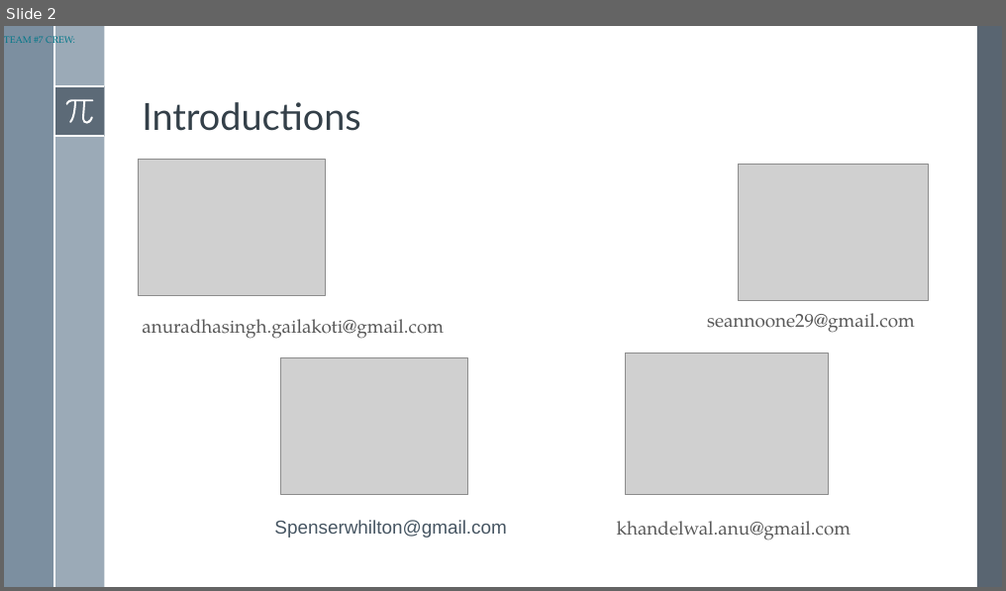
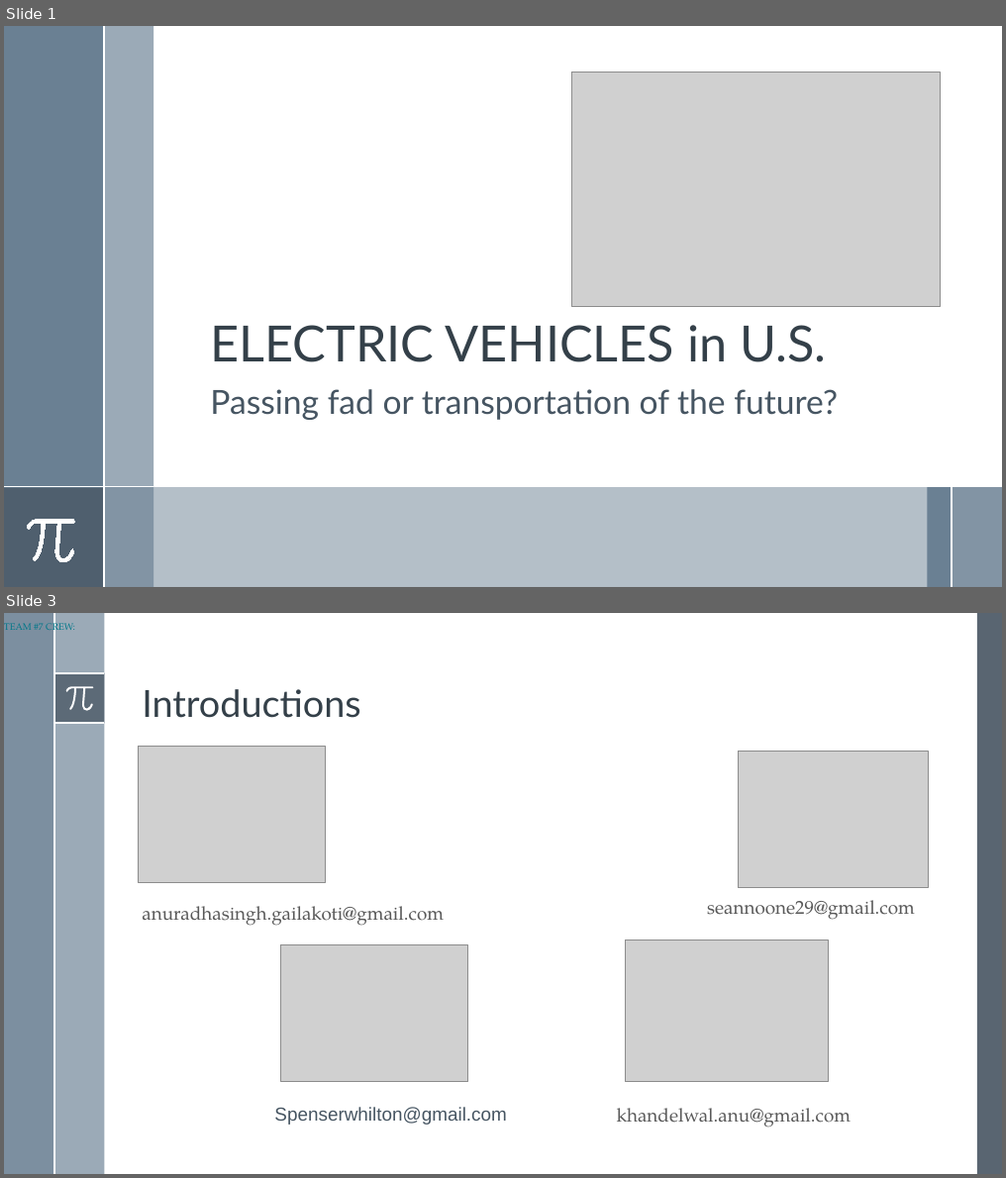
Before and after one commit to SpenserHilton/BootcampProj1, a slide deck: Project1_Presentation_EV.pptx. Shown one above the other, each under a label of ours: slide 2 before the commit, slides 1 and 3 after it; the slides between them are not shown. The pictures are 1006x591 and 1006x1178 pixels, drawn with LibreOffice and Linux fonts; fonts in the diff are those of the drawing; grey boxes stand for pictures. Boxes give left, top, right and bottom in pixels: in the first picture for what was removed or moved away, otherwise in the second. Text is boxed around its words. In the diff, an @@ line names an element or a change of style, - is before the commit and + after.

```diff
--- a/Project1_Presentation_EV.pptx
+++ b/Project1_Presentation_EV.pptx
@@ slide 1 added at (4,26,1002,587), background #FFFFFF @@
@@ rectangle added at (4,26,104,587), fill #6A8093 @@
@@ rectangle added at (104,26,153,587), fill #9BAAB7 @@
@@ line added from (104, 26) to (104, 587), #FFFFFF 1.5 pt @@
@@ picture added at (571,72,940,307) @@
@@ title added at (210,325,826,363), 48 pt, text #35404A @@
+ELECTRIC VEHICLES in U.S.
@@ subtitle added at (210,389,838,420), 32 pt, text #465562 @@
+Passing fad or transportation of the future?
@@ rectangle added at (4,488,1002,587), fill #6A8093 at 50% opacity @@
@@ rectangle added at (4,488,104,587), fill #475562 at 75% opacity @@
@@ line added from (4, 487) to (153, 487), #FFFFFF 1.5 pt @@
@@ rectangle added at (927,488,951,587), fill #6A8093 @@
@@ rectangle added at (951,488,1002,587), fill #9BAAB7 @@
@@ line added from (951, 488) to (951, 587), #FFFFFF 1.5 pt @@
@@ freeform shape added at (27,520,75,563), fill #FFFFFF, outline #FFFFFF 0.75 pt @@
@@ what was slide 2 is now slide 3 @@
```
Also in this commit, not shown: 6 slides changed, 9 other slides added, 12 slides removed, 5 other files.
